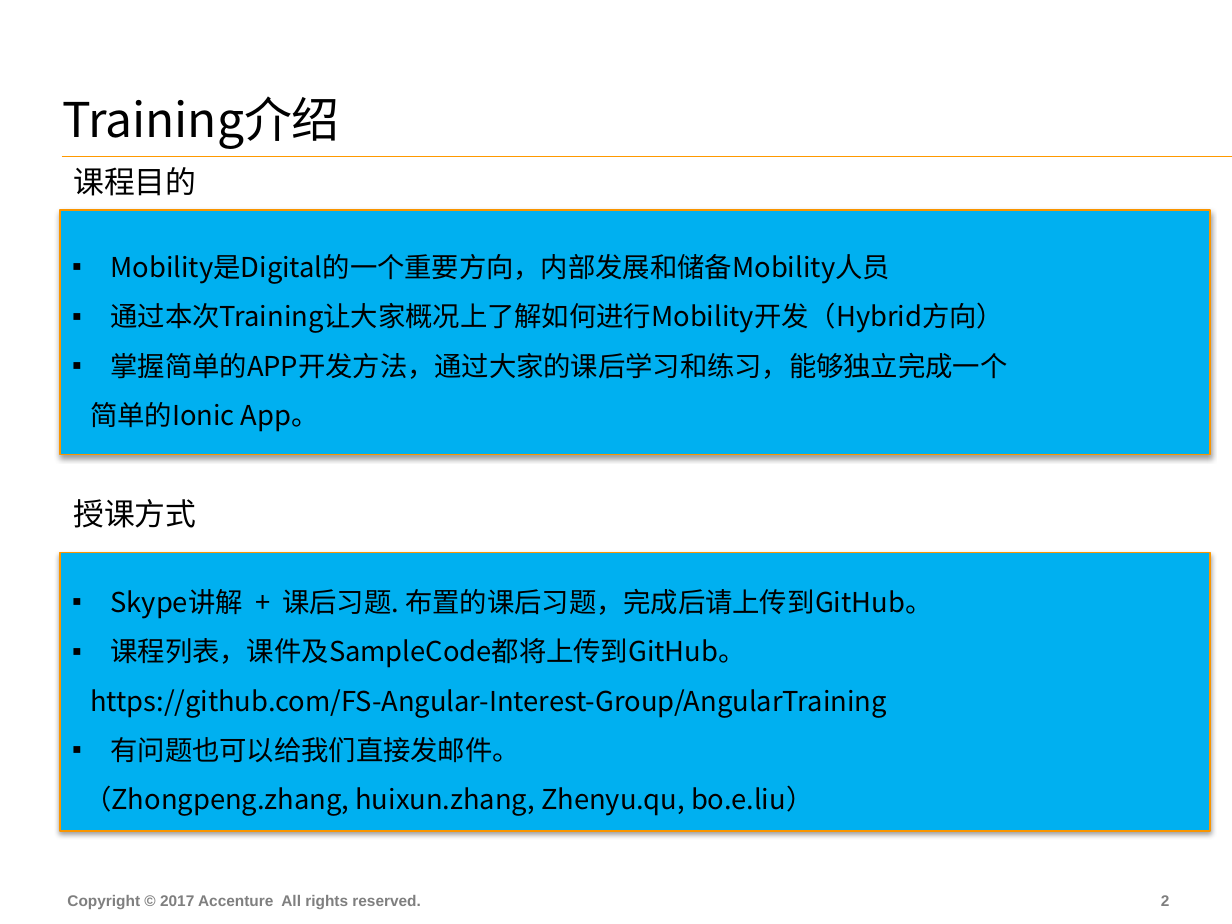
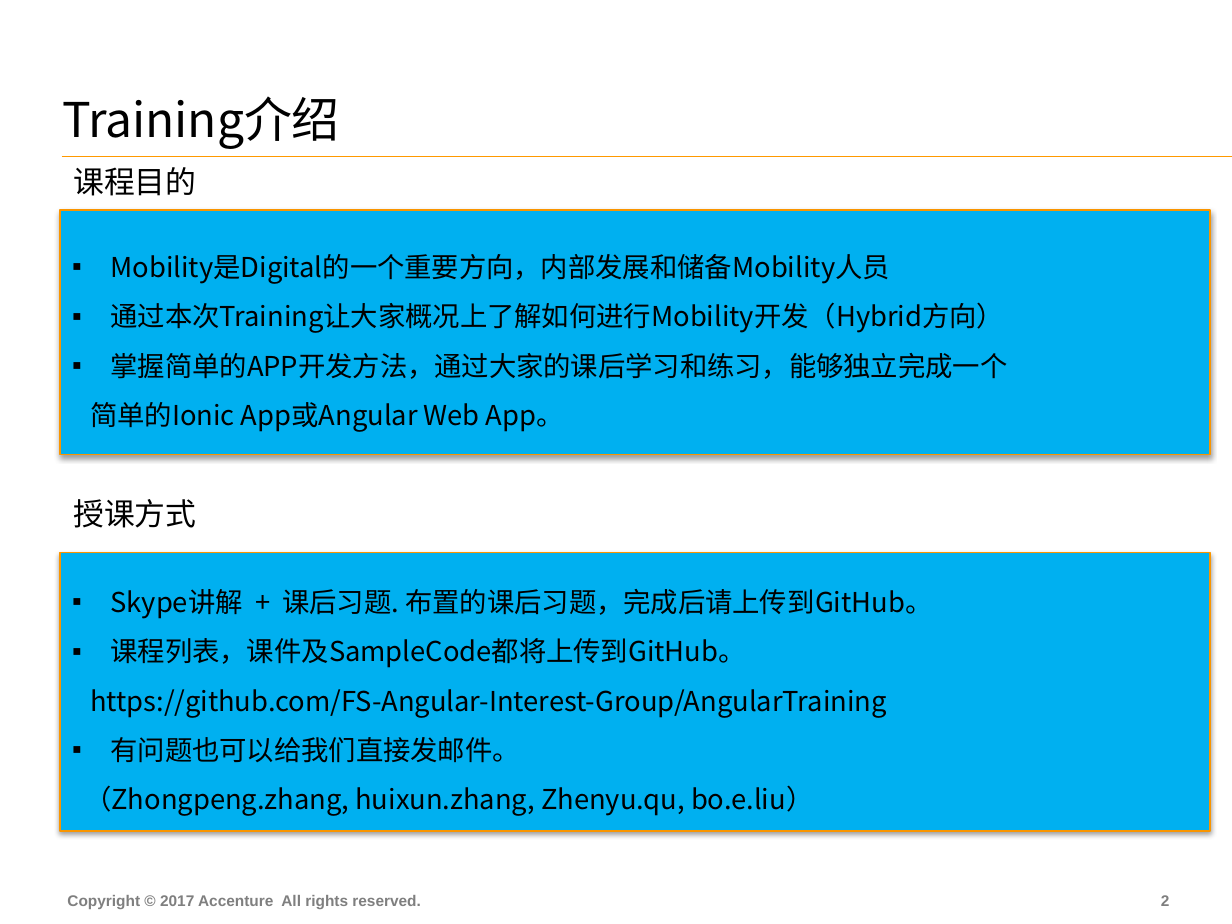
Before and after one commit to FS-Angular-Interest-Group/AngularTraining, a slide deck: slide 3 of PPT/01-Accenture-FS-Angular-Introduce.pptx. Drawn at 1232x924 pixels with LibreOffice and Linux fonts; fonts in the diff are those of the drawing. Boxes give left, top, right and bottom in pixels: in the first picture for what was removed or moved away, otherwise in the second. Text is boxed around its words. In the diff, an @@ line names an element or a change of style, - is before the commit and + after.

```diff
--- a/PPT/01-Accenture-FS-Angular-Introduce.pptx
+++ b/PPT/01-Accenture-FS-Angular-Introduce.pptx
@@ text in rectangle at [90,402,564,432]: text changed @@
-简单的Ionic App。
+简单的Ionic App或Angular Web App。
```
Also in this commit, not shown: 3 other slides changed, 2 other files.
